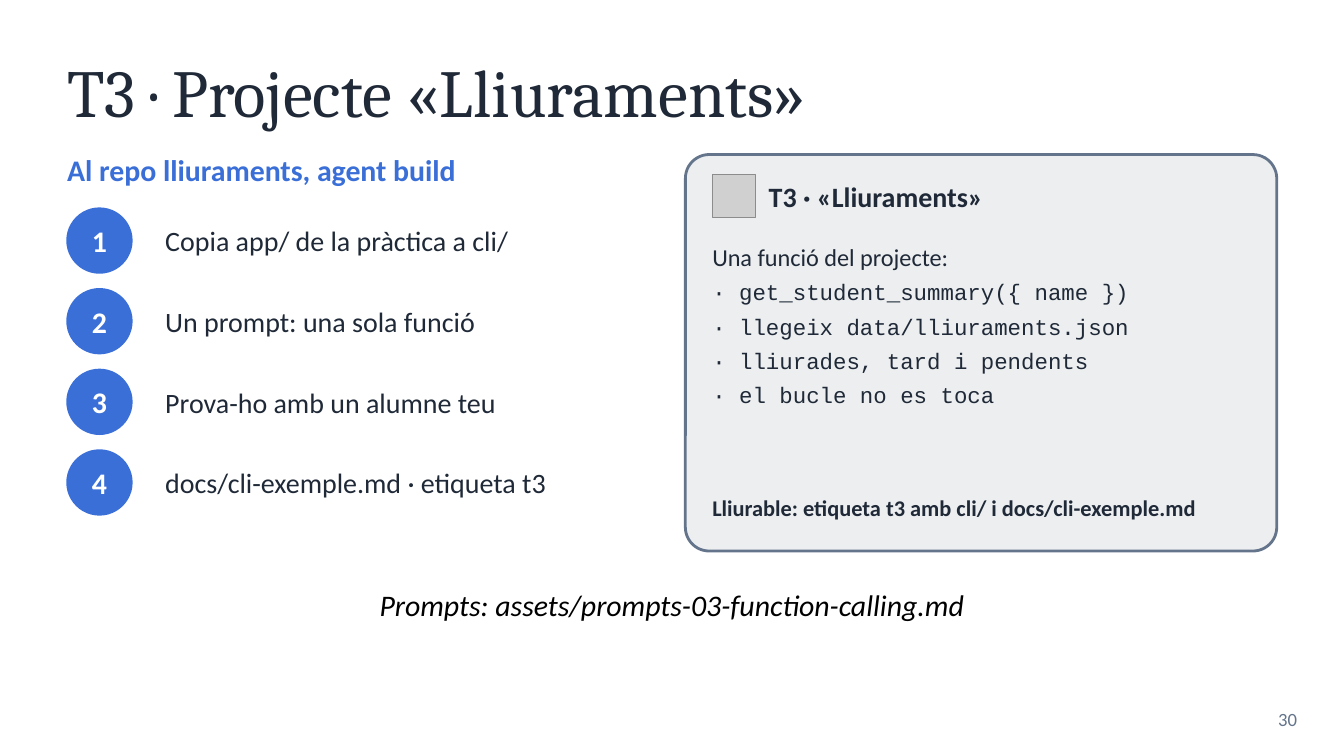
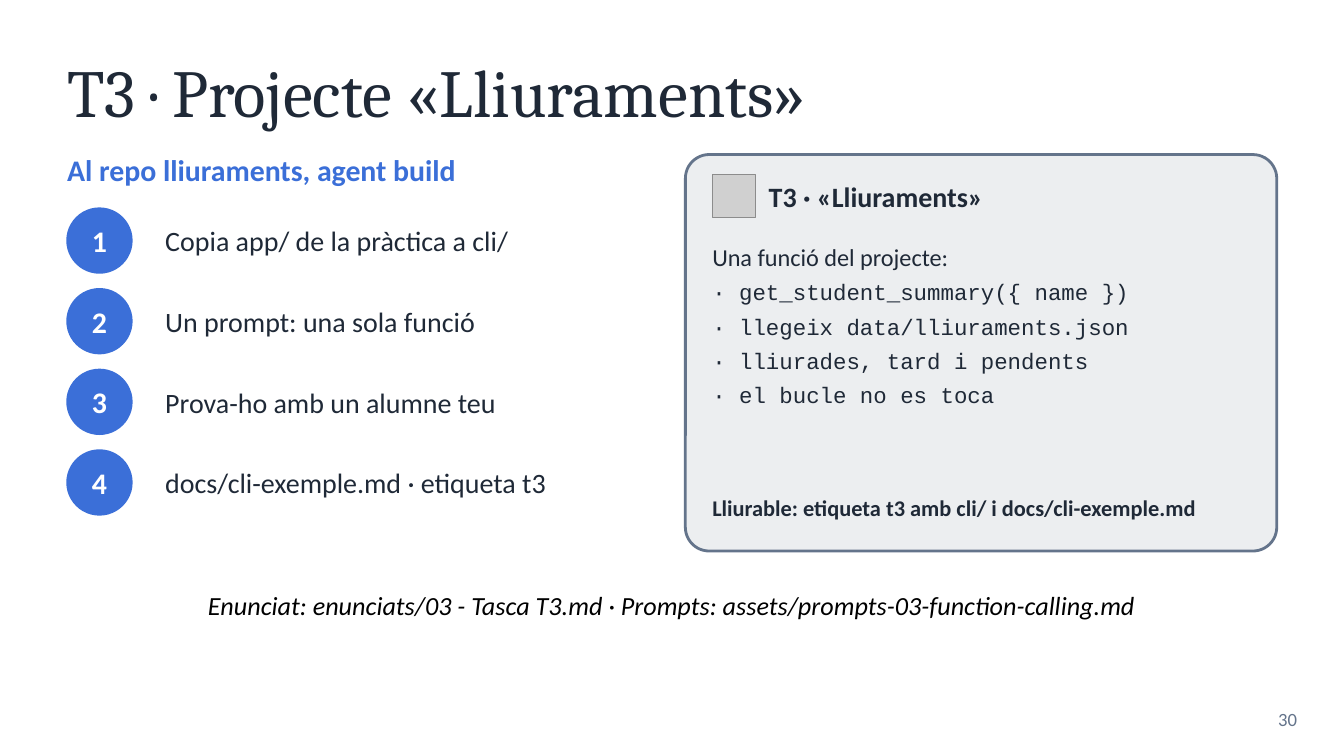
Before and after one commit to optimisme/XTEC-CursAgentsIA, a slide deck: slide 30 of diapositives/03 - Function calling i models locals.pptx. Drawn at 1344x756 pixels with LibreOffice and Linux fonts; fonts in the diff are those of the drawing; grey boxes stand for pictures. Boxes give left, top, right and bottom in pixels: in the first picture for what was removed or moved away, otherwise in the second. Text is boxed around its words. In the diff, an @@ line names an element or a change of style, - is before the commit and + after.

```diff
--- a/diapositives/03 - Function calling i models locals.pptx
+++ b/diapositives/03 - Function calling i models locals.pptx
@@ text at (x1=208, y1=597, x2=1135, y2=620): text changed; size 16 to 14 pt @@
-Prompts: assets/prompts-03-function-calling.md
+Enunciat: enunciats/03 - Tasca T3.md · Prompts: assets/prompts-03-function-calling.md
```
Also in this commit, not shown: 25 other files.
